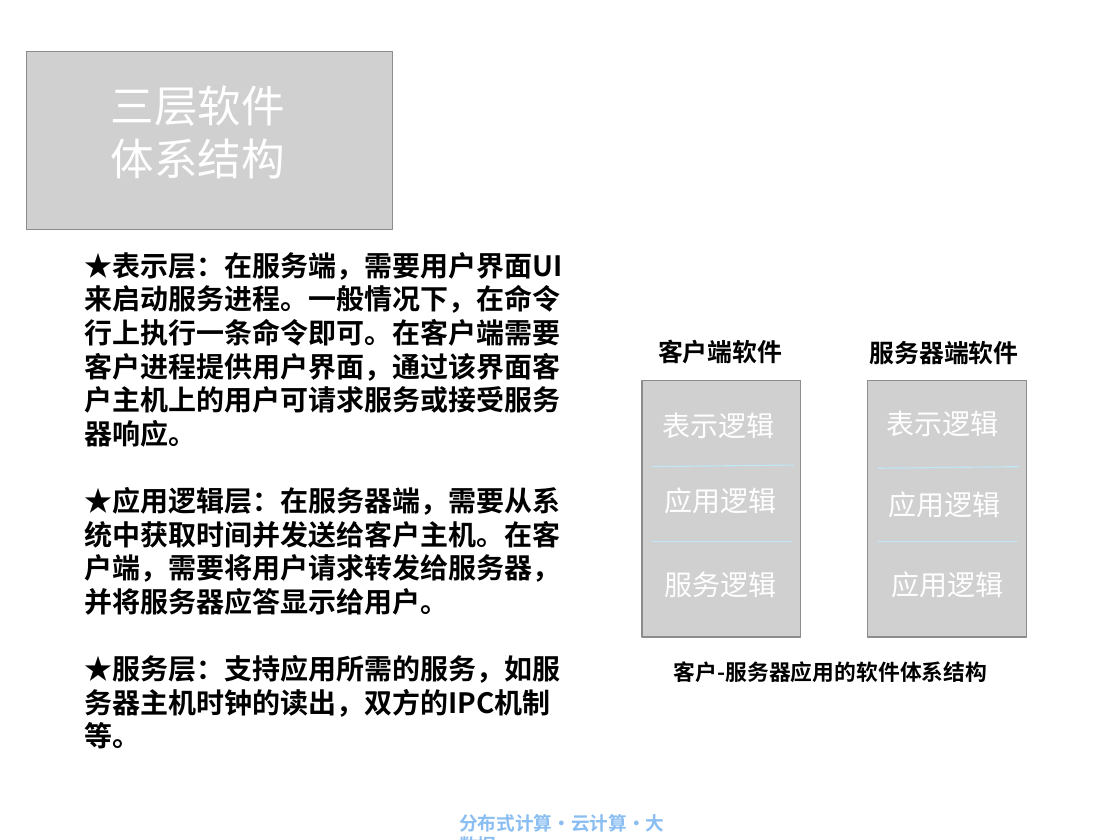
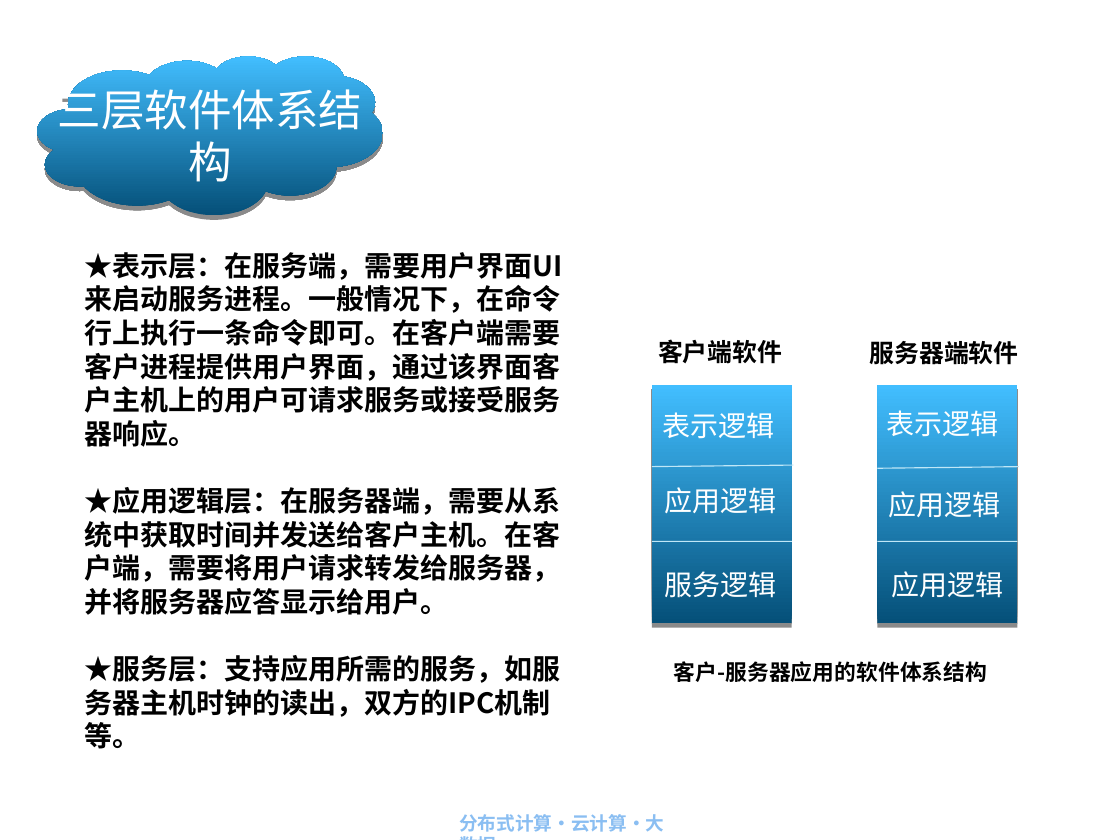
Before and after one commit to IACJ/java-DistributedComputing, a slide deck: slide 20 of ppt/第3章 Socket编程与客户服务器应用开发.ppt. Drawn at 1120x840 pixels with LibreOffice and Linux fonts; fonts in the diff are those of the drawing; grey boxes stand for pictures; background and template pictures are left out. Boxes give left, top, right and bottom in pixels: in the first picture for what was removed or moved away, otherwise in the second. Text is boxed around its words. In the diff, an @@ line names an element or a change of style, - is before the commit and + after.

```diff
--- a/ppt/第3章 Socket编程与客户服务器应用开发.ppt
+++ b/ppt/第3章 Socket编程与客户服务器应用开发.ppt
@@ picture removed at (x1=27, y1=52, x2=393, y2=230) @@
@@ freeform shape added at (x1=37, y1=56, x2=382, y2=215), fill gradient #055079 to #42BEFF, 28 pt, text #FFFFFF @@
+三层软件体系结构
@@ text removed at (x1=111, y1=86, x2=285, y2=178) @@
-三层软件体系结构
@@ picture removed at (x1=642, y1=380, x2=800, y2=636) @@
@@ rectangle added at (x1=652, y1=385, x2=792, y2=624), fill gradient #055079 to #42BEFF @@
@@ picture removed at (x1=868, y1=380, x2=1027, y2=636) @@
@@ rectangle added at (x1=877, y1=385, x2=1017, y2=624), fill gradient #055079 to #42BEFF @@
```
Also in this commit, not shown: 35 other slides changed, 46 other files.
